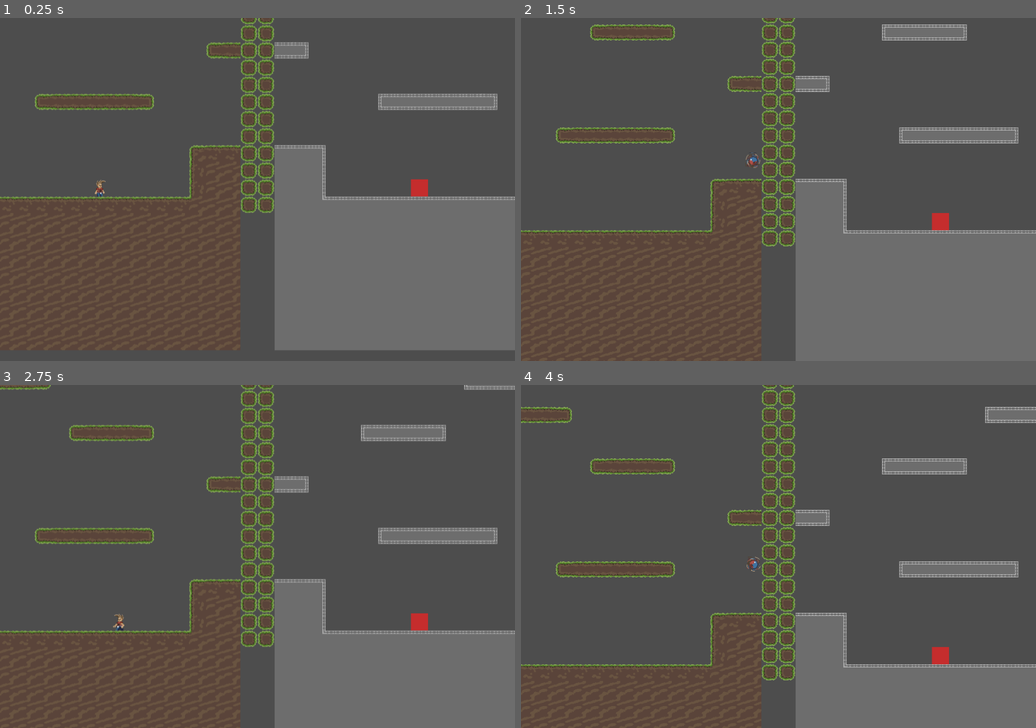
Above: before the commit, frames 1-4 (two rows, left to right).
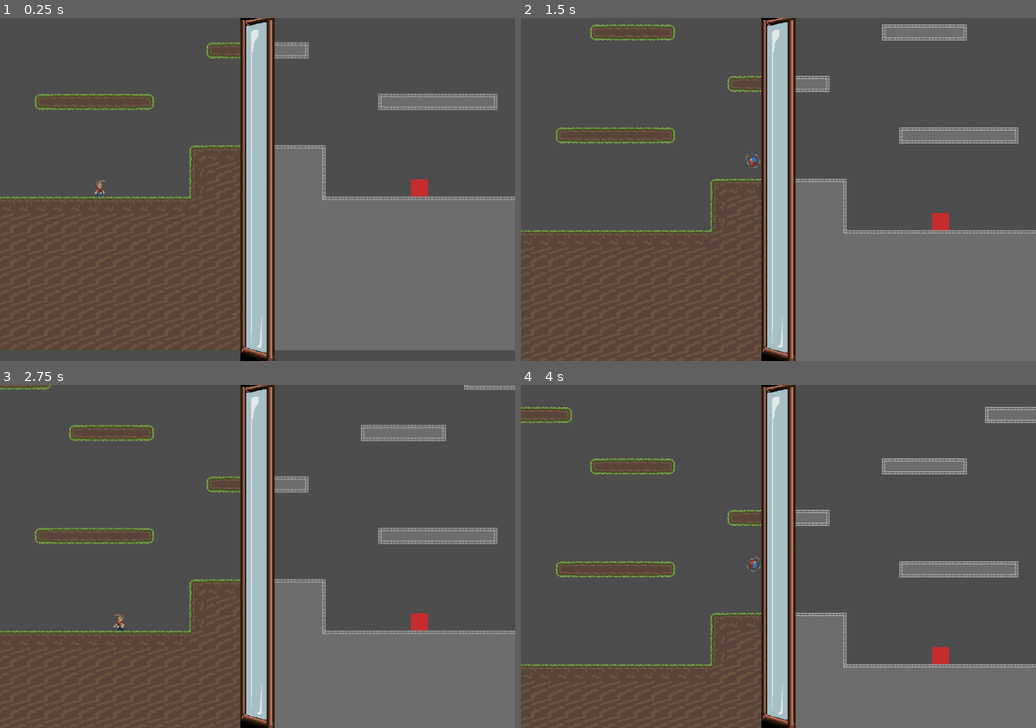
Above: after the commit, the same moments.

Repository: MatiasMy/SnowFlakeJam25
Game: Godot game, scene res://scenes/Game.tscn
The game is run twice, just before and just after one commit, with the same random seed, the same clock (stepped at 60 frames per second) and the same inputs.
Inputs:
- Up to frame 1 (0.25 s): no input
- Up to frame 2 (1.5 s): hold D (right) from 0.53 s (still down); tap W (up) at 0.77 s
- Up to frame 3 (2.75 s): tap W (up) at 1.52 s; release D (right) at 2.03 s; hold A (left) from 2.03 s (still down)
- Up to frame 4 (4 s): release A (left) at 2.78 s; hold D (right) from 2.78 s (still down); tap W (up) at 3.02, 3.77 s

The runs differ from the first frame. In frame 1, 6.6% of the frame differs, in the area x 46-54%, y 0-100%; in frame 2, 6.5%; in frame 3, 6.5%; in frame 4, 6.5%.

Commit message:
Added mirror and added it to the camera

Diff:
--- a/project_mirror/Scenes/camera.tscn
+++ b/project_mirror/Scenes/camera.tscn
@@ -1,10 +1,14 @@
-[gd_scene load_steps=3 format=3 uid="uid://c2bx1o6rt0gki"]
+[gd_scene load_steps=4 format=3 uid="uid://c2bx1o6rt0gki"]
 
 [ext_resource type="Script" uid="uid://0d7hdufjl82r" path="res://Scripts/cameramovement.gd" id="1_f1cf7"]
 [ext_resource type="PackedScene" uid="uid://7en87f806ogq" path="res://Scenes/murder_place.tscn" id="2_mhsga"]
+[ext_resource type="Texture2D" uid="uid://b6w3vj4kwfkt0" path="res://Assets/Textures/Mirror.png" id="3_mhsga"]
 
 [node name="Camera2D" type="Camera2D"]
 script = ExtResource("1_f1cf7")
 
 [node name="MurderPlace" parent="." instance=ExtResource("2_mhsga")]
 position = Vector2(2, 368)
+
+[node name="Sprite2D" type="Sprite2D" parent="."]
+texture = ExtResource("3_mhsga")
Binary file added: project_mirror/Assets/Textures/Mirror.png
Not shown, added: project_mirror/Assets/Textures/Mirror.png.import
